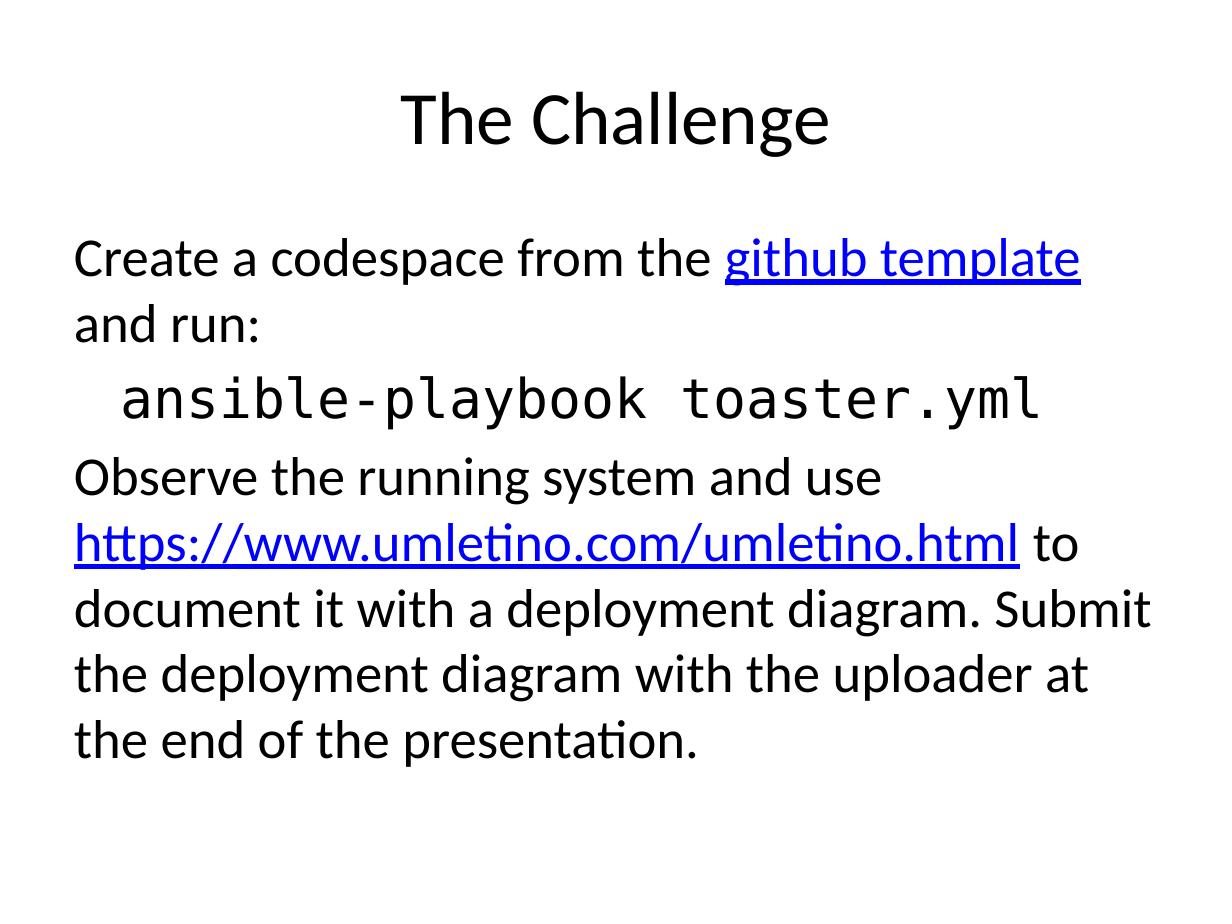
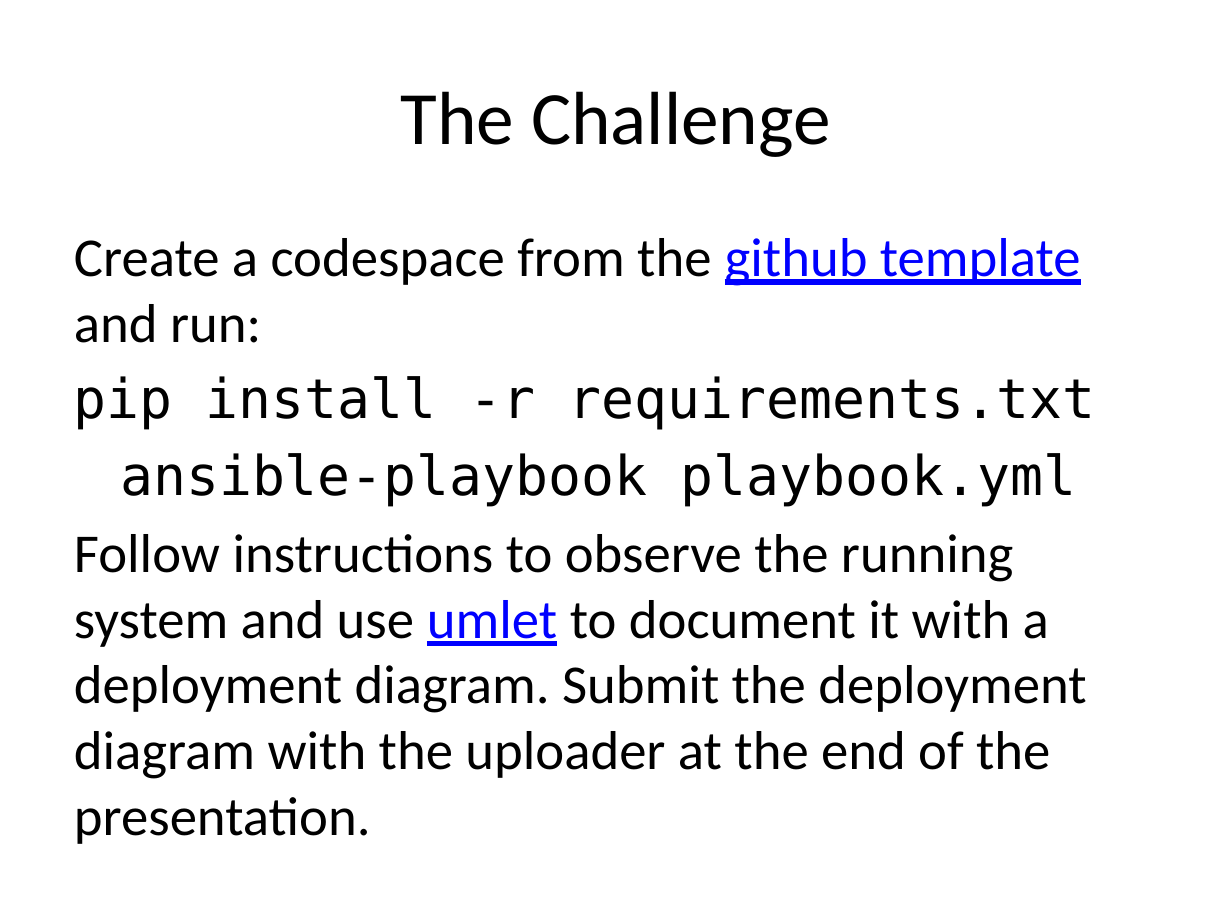
Before and after one commit to rhildred/INFO8985, a slide deck: slide 3 of observability/slides.pptx. Drawn at 1232x924 pixels with LibreOffice and Linux fonts; fonts in the diff are those of the drawing. Boxes give left, top, right and bottom in pixels: in the first picture for what was removed or moved away, otherwise in the second. Text is boxed around its words. In the diff, an @@ line names an element or a change of style, - is before the commit and + after.

Commit message:
deploy: 47692e5b7293545095eda128ab04eb583aee1d8e

```diff
--- a/observability/slides.pptx
+++ b/observability/slides.pptx
@@ text at [74, 376, 1095, 844]: text changed @@
-ansible-playbook toaster.yml
-Observe the running system and use https://www.umletino.com/umletino.html to document it with a deployment diagram. Submit the deployment diagram with the uploader at the end of the presentation.
+pip install -r requirements.txt
+ansible-playbook playbook.yml
+Follow instructions to observe the running system and use umlet to document it with a deployment diagram. Submit the deployment diagram with the uploader at the end of the presentation.
```
Also in this commit, not shown: 15 other files.
